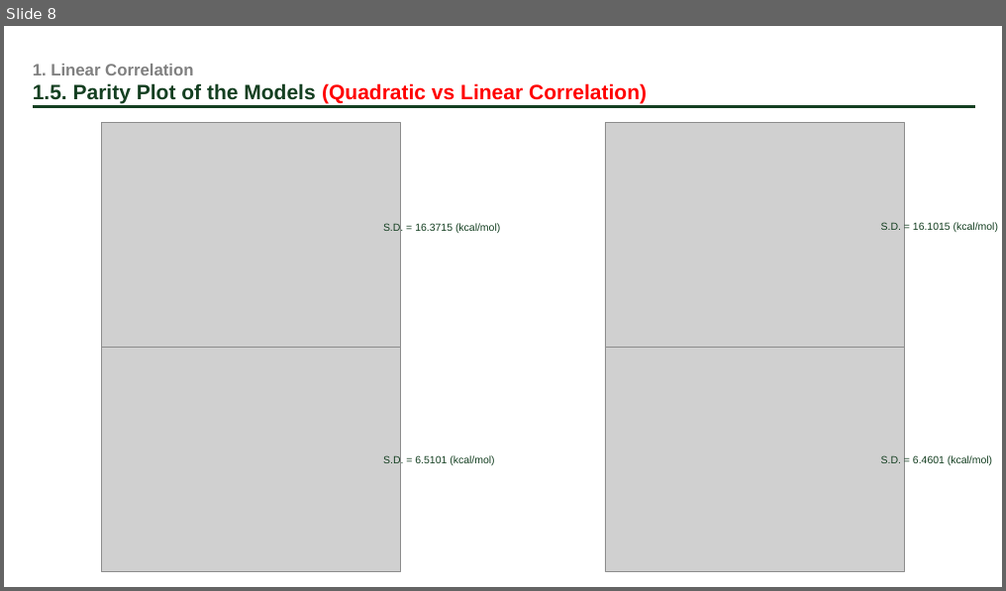
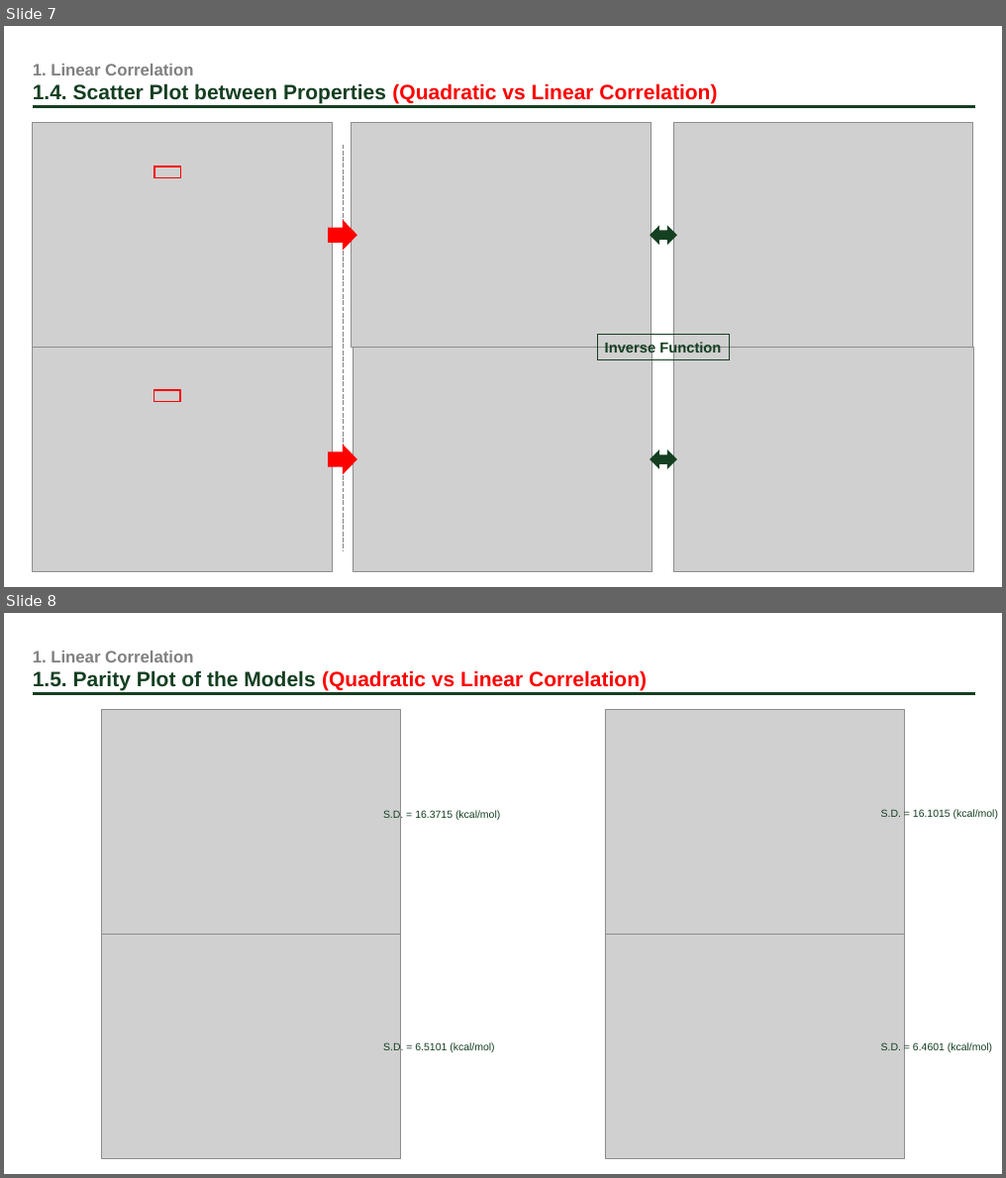
Before and after one commit to jadenlee99/KimLab_CSU, a slide deck: presentation/240801_KimGroup.pptx. Shown one above the other, each under a label of ours: slide 8 before the commit, slides 7 and 8 after it. The pictures are 1006x591 and 1006x1178 pixels, drawn with LibreOffice and Linux fonts; fonts in the diff are those of the drawing; grey boxes stand for pictures. Boxes give left, top, right and bottom in pixels: in the first picture for what was removed or moved away, otherwise in the second. Text is boxed around its words. In the diff, an @@ line names an element or a change of style, - is before the commit and + after.

```diff
--- a/presentation/240801_KimGroup.pptx
+++ b/presentation/240801_KimGroup.pptx
@@ slide 7 added at [4,26,1002,587], background #FFFFFF @@
@@ text added at [33,64,717,104], 20 pt, text #143F21, bold @@
+1. Linear Correlation
+1.4. Scatter Plot between Properties (Quadratic vs Linear Correlation)
@@ line added from (33, 107) to (975, 107), #143F21 2.25 pt @@
@@ picture added at [33,123,332,347] @@
@@ line added from (344, 144) to (344, 551), #808080 1.5 pt dashed @@
@@ picture added at [351,123,650,347] @@
@@ picture added at [673,123,973,347] @@
@@ rectangle added at [154,167,180,178], outline #FF0000 1.5 pt @@
@@ right arrow added at [328,220,358,251], fill #FF0000 @@
@@ left right arrow added at [650,227,676,243], fill #143F21, outline #143F21 1.5 pt @@
@@ picture added at [33,347,332,571] @@
@@ picture added at [352,347,652,571] @@
@@ rectangle added at [598,335,731,361], outline #143F21 0.75 pt, 14 pt, text #143F21, bold @@
+Inverse Function
@@ picture added at [674,347,973,571] @@
@@ rectangle added at [153,390,180,402], outline #FF0000 1.5 pt @@
@@ right arrow added at [328,445,358,475], fill #FF0000 @@
@@ left right arrow added at [650,452,676,468], fill #143F21, outline #143F21 1.5 pt @@
```
Also in this commit, not shown: 4 slides changed, 2 other slides added, 14 other files.
